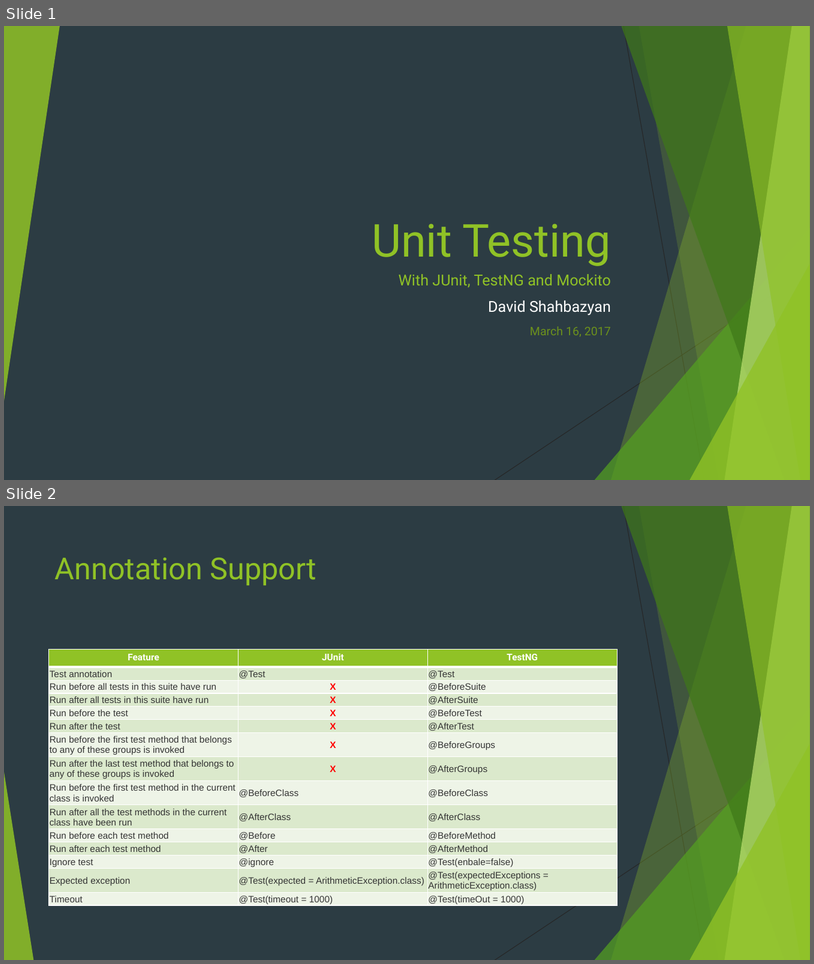
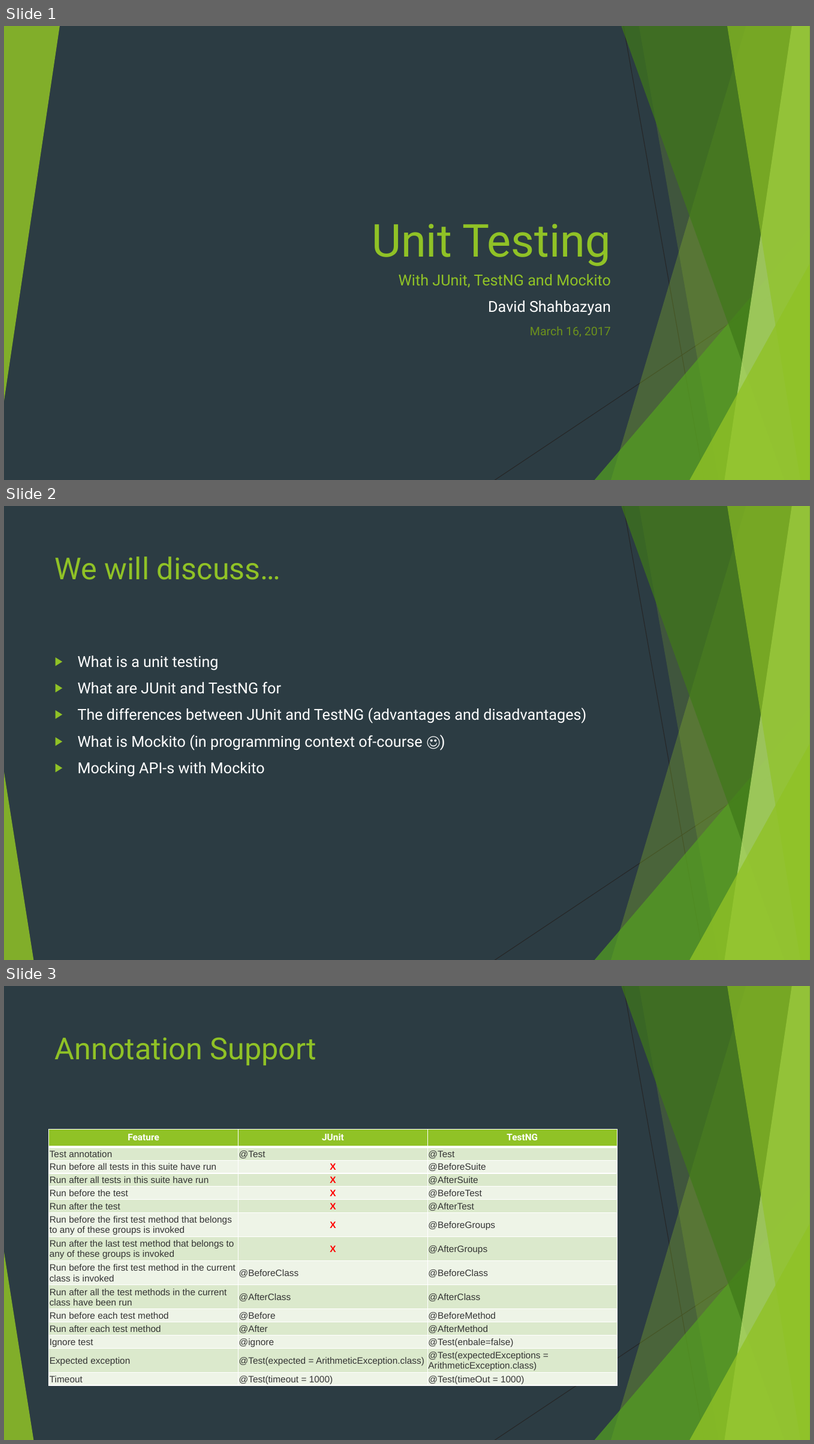
Before and after one commit to DavidShahbazyan/assesmentTestNGvsJUnit, a slide deck: presentation/JUnit vs TestNG.pptx. Shown one above the other, each under a label of ours: slides 1 and 2 before the commit, slides 1, 2 and 3 after it. The pictures are 814x964 and 814x1444 pixels, drawn with LibreOffice and Linux fonts; fonts in the diff are those of the drawing. Boxes give left, top, right and bottom in pixels: in the first picture for what was removed or moved away, otherwise in the second. Text is boxed around its words. In the diff, an @@ line names an element or a change of style, - is before the commit and + after.

```diff
--- a/presentation/JUnit vs TestNG.pptx
+++ b/presentation/JUnit vs TestNG.pptx
@@ slide 2 added at (x1=4, y1=506, x2=810, y2=960), background #2C3C43; not listed: 10 template elements that a slide beside it also shows @@
@@ title added at (x1=55, y1=556, x2=281, y2=580), 36 pt, text #90C226 @@
+We will discuss…
@@ text added at (x1=78, y1=655, x2=587, y2=777), 18 pt, text #FFFFFF @@
+▶ What is a unit testing
+▶ What are JUnit and TestNG for
+▶ The differences between JUnit and TestNG (advantages and disadvantages)
+▶ What is Mockito (in programming context of-course ☺)
+▶ Mocking API-s with Mockito
@@ what was slide 2 is now slide 3 @@
```
Also in this commit, not shown: 1 slide changed, 4 other slides added, 2 slides removed, 4 other files.
